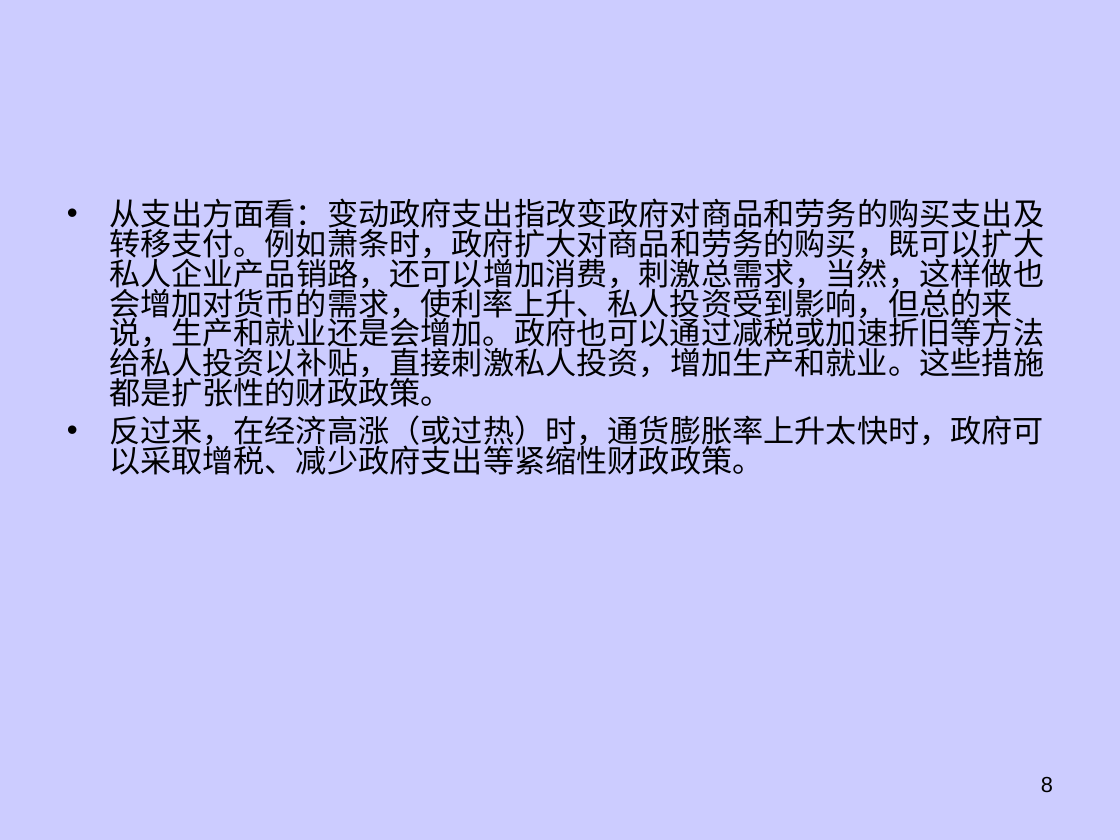
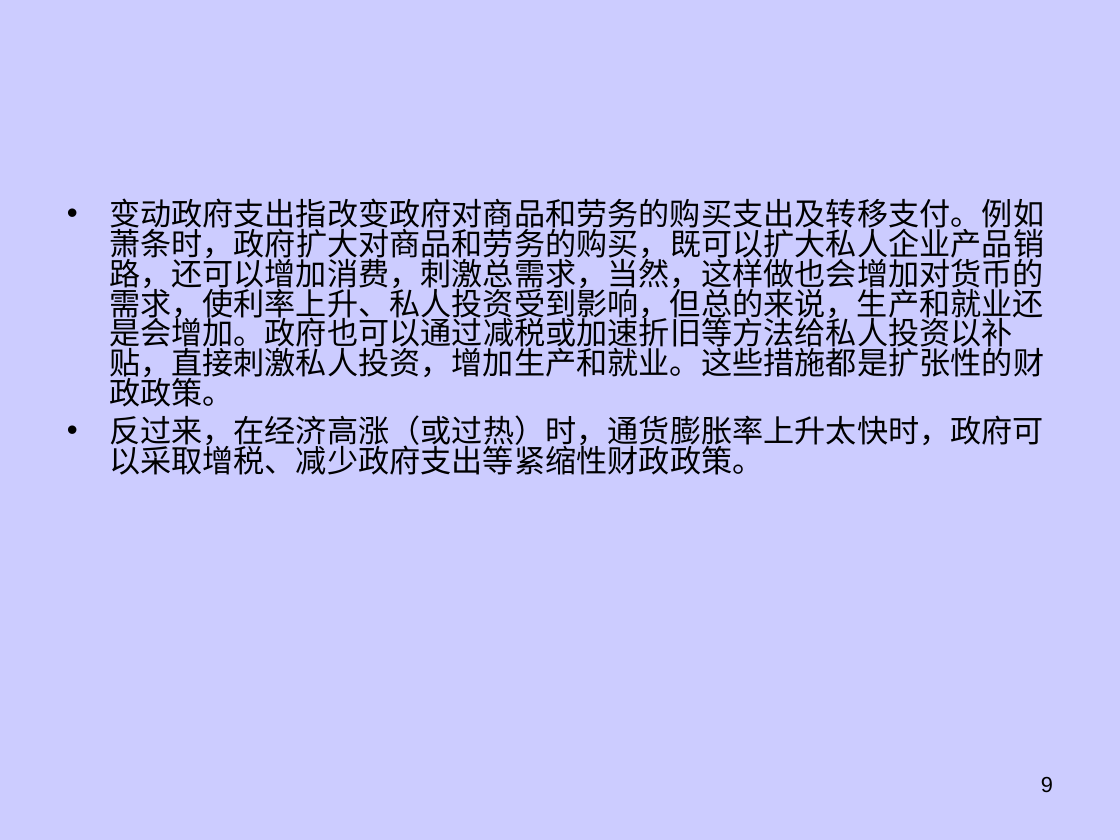
Before and after one commit to dhndzwxj/Teaching_assistant, a slide deck: slide 9 of 宏观原理课件/第6章宏观经济政策新.ppt (slide 8 before the commit). Drawn at 1120x840 pixels with LibreOffice and Linux fonts; fonts in the diff are those of the drawing. Boxes give left, top, right and bottom in pixels: in the first picture for what was removed or moved away, otherwise in the second. Text is boxed around its words. In the diff, an @@ line names an element or a change of style, - is before the commit and + after.

```diff
--- a/宏观原理课件/第6章宏观经济政策新.ppt
+++ b/宏观原理课件/第6章宏观经济政策新.ppt
@@ text at <box>109,198,1044,407</box>: text changed @@
-• 从支出方面看：变动政府支出指改变政府对商品和劳务的购买支出及转移支付。例如萧条时，政府扩大对商品和劳务的购买，既可以扩大私人企业产品销路，还可以增加消费，刺激总需求，当然，这样做也会增加对货币的需求，使利率上升、私人投资受到影响，但总的来说，生产和就业还是会增加。政府也可以通过减税或加速折旧等方法给私人投资以补贴，直接刺激私人投资，增加生产和就业。这些措施都是扩张性的财政政策。
+• 变动政府支出指改变政府对商品和劳务的购买支出及转移支付。例如萧条时，政府扩大对商品和劳务的购买，既可以扩大私人企业产品销路，还可以增加消费，刺激总需求，当然，这样做也会增加对货币的需求，使利率上升、私人投资受到影响，但总的来说，生产和就业还是会增加。政府也可以通过减税或加速折旧等方法给私人投资以补贴，直接刺激私人投资，增加生产和就业。这些措施都是扩张性的财政政策。
@@ page number at <box>1041,776,1053,793</box>: text changed @@
-8
+9
```
Also in this commit, not shown: 41 other slides changed, 11 slides added, 4 slides removed, 2 other files.
